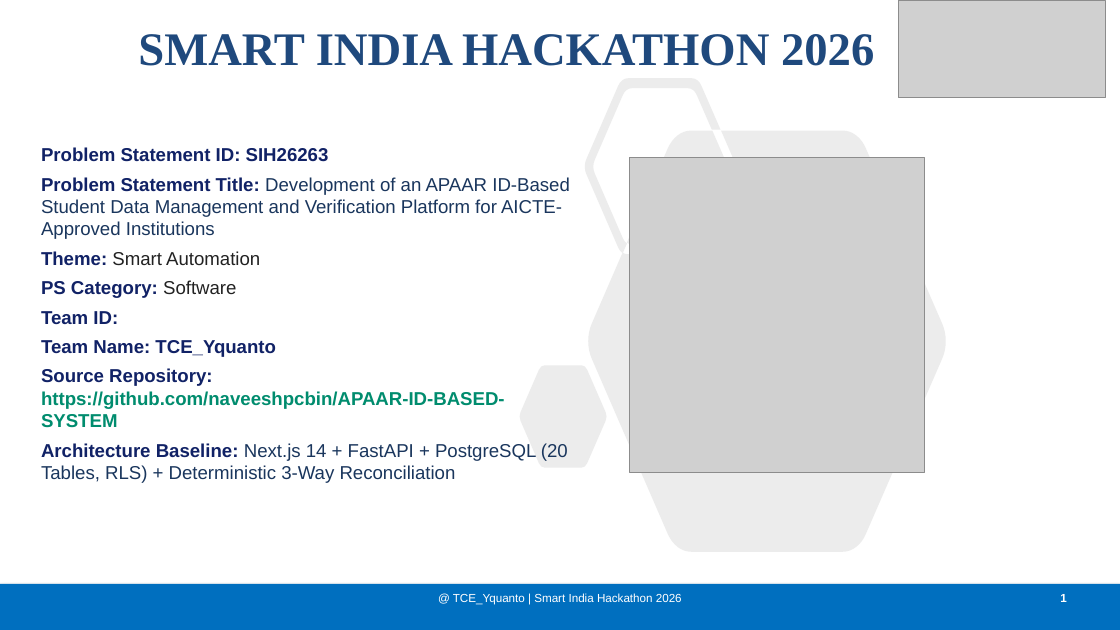
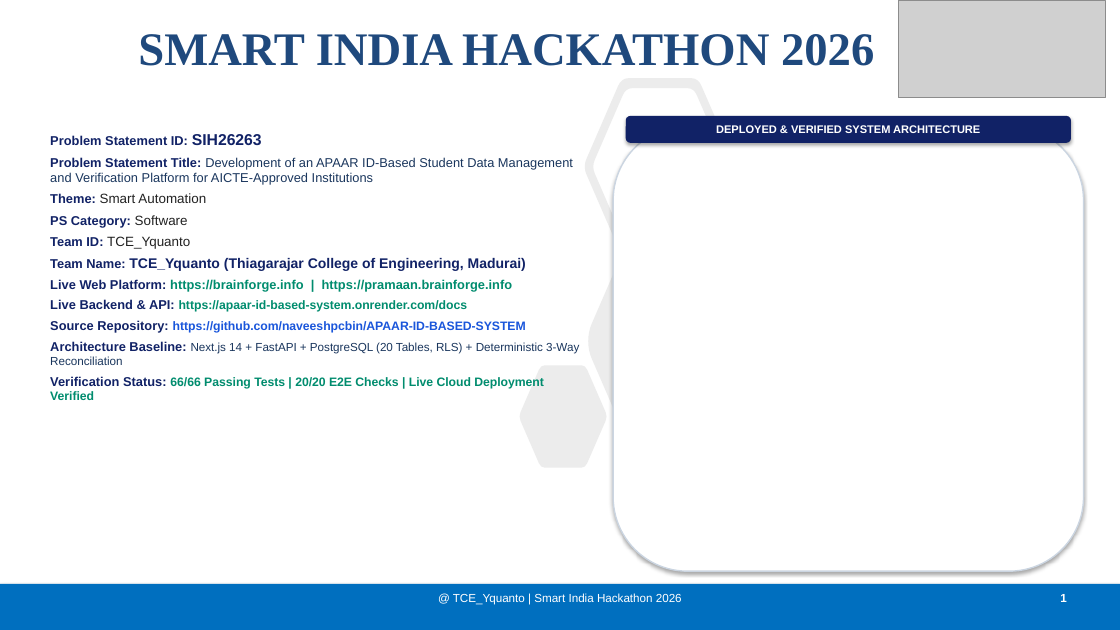
Before and after one commit to naveeshpcbin/APAAR-ID-BASED-SYSTEM, a slide deck: slide 1 of deck/final/PRAMAAN-AICTE_SIH2026_Final.pptx. Drawn at 1120x630 pixels with LibreOffice and Linux fonts; fonts in the diff are those of the drawing; grey boxes stand for pictures. Boxes give left, top, right and bottom in pixels: in the first picture for what was removed or moved away, otherwise in the second. Text is boxed around its words. In the diff, an @@ line names an element or a change of style, - is before the commit and + after.

Commit message:
feat(presentation): deliver final verified SIH 2026 presentation deck, claim audit matrix, and live custom domain integration

```diff
--- a/deck/final/PRAMAAN-AICTE_SIH2026_Final.pptx
+++ b/deck/final/PRAMAAN-AICTE_SIH2026_Final.pptx
@@ rounded rectangle added at (626,116,1071,143), fill #112266, 9.5 pt, text #FFFFFF, bold @@
+DEPLOYED & VERIFIED SYSTEM ARCHITECTURE
@@ text "Problem Statement ID: SIH26263": place and size @@
-text "Problem Statement ID: SIH26263" at (41,147,570,483)
+text "Problem Statement ID: SIH26263" at (50,134,579,400)
@@ text at (50,134,579,365): size 16 to 11 pt in "Problem Statement ID:", "Problem Statement Title: Development of an APAAR ...", "Theme:", "PS Category:" and 2 more places; size 16 to 13.5 pt in "SIH26263"; size 16 to 11.5 pt in "Smart Automation", "Software"; size 16 to 10.5 pt, text colour #008C6E to #1A56DB in "https://github.com/naveeshpcbin/APAAR-ID-BASED-SYSTEM"; size 16 to 10 pt in "Next.js 14 + FastAPI + PostgreSQL (20 ..."; less space between paragraphs @@
@@ rounded rectangle added at (613,126,1084,571), fill #FFFFFF, outline #CBD5E1 1.2 pt @@
@@ picture removed at (630,158,924,473) @@
@@ text at (50,236,526,312): text changed; size 16 to 11 pt; text colour #112266 to #008C6E @@
-Team ID:
-Team Name: TCE_Yquanto
+Team ID: TCE_Yquanto
+Team Name: TCE_Yquanto (Thiagarajar College of Engineering, Madurai)
+Live Web Platform: https://brainforge.info | https://pramaan.brainforge.info
+Live Backend & API: https://apaar-id-based-system.onrender.com/docs
@@ text at (50,376,544,400): paragraph added @@
+Verification Status: 66/66 Passing Tests | 20/20 E2E Checks | Live Cloud Deployment Verified
```
Also in this commit, not shown: 5 other slides changed, 21 other files.
